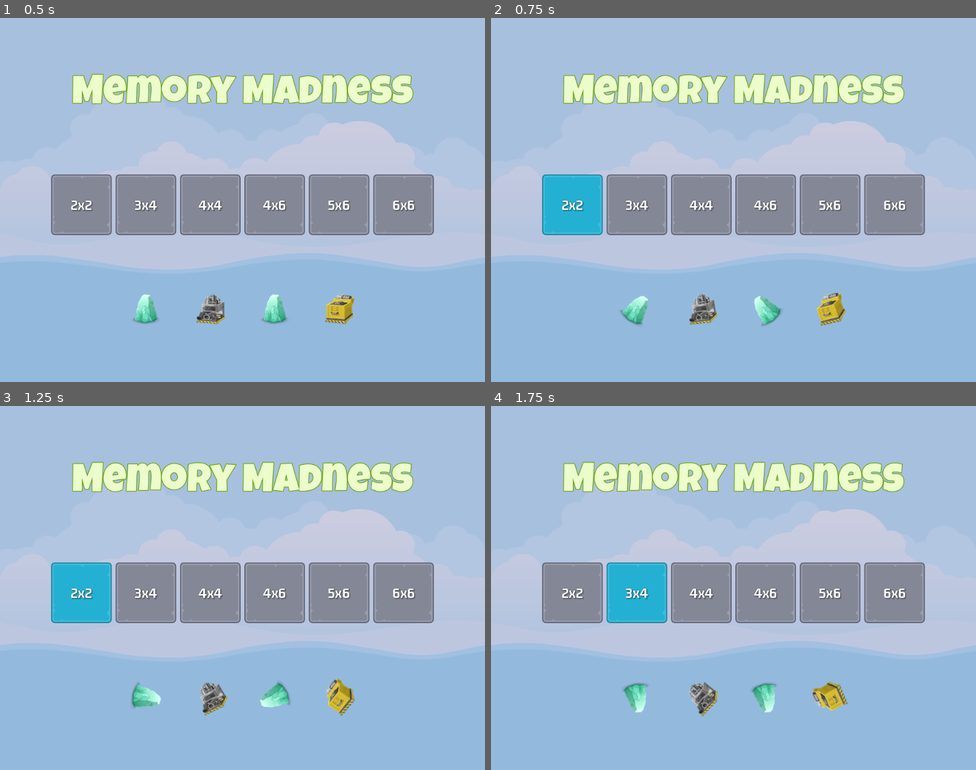
Above: before the commit, frames 1-4 (two rows, left to right).
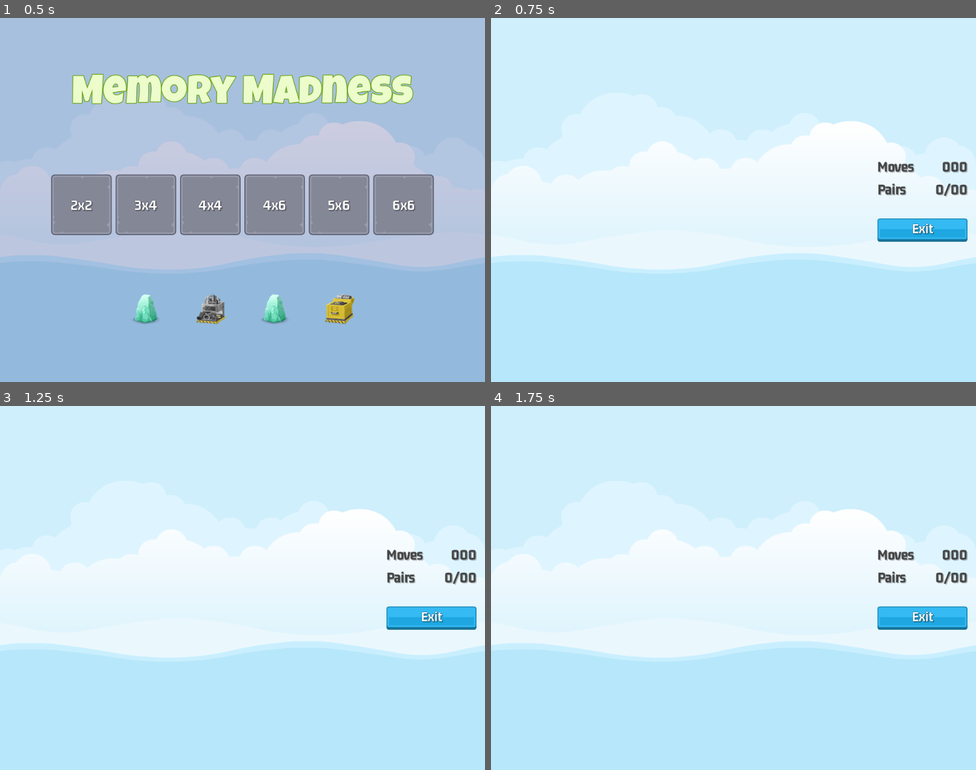
Above: after the commit, the same moments.

Repository: JerryHobby/Memory-Madness
Game: Godot game, scene res://Scenes/Master/master_scene.tscn
Same seed, same stepped clock (60 frames per second), same inputs: the game is played once before the commit and once after it.
Inputs (mouse positions are in pixels of both pictures, inside the frame that each line leads up to):
- Up to frame 1 (0.5 s): no input
- Up to frame 2 (0.75 s): click "2x2" at 0.5 s
- Up to frame 3 (1.25 s): no input
- Up to frame 4 (1.75 s): click (636, 591) at 1.25 s, where only the run before the commit has a clickable "3x4"

Frame 1 is identical in both runs. In frame 2, 100% of the frame differs, in the area x 0-100%, y 0-100%; in frame 3, 100%; in frame 4, 100%.

Commit message:
nav working

Diff:
--- a/Scenes/Sound.gd
+++ b/Scenes/GameScreen/game_screen.gd
@@ -1,4 +1,5 @@
-extends AudioStreamPlayer
+extends Control
+@onready var sound = $Sound
 
 
 # Called when the node enters the scene tree for the first time.
@@ -9,3 +10,8 @@
 # Called every frame. 'delta' is the elapsed time since the previous frame.
 func _process(delta):
 	pass
+
+
+func _on_exit_button_pressed():
+	SoundManager.play_button_clicked(sound)
+	SignalManager.on_game_exit_pressed.emit()
--- /dev/null
+++ b/Scenes/GameScreen/game_screen.tscn
@@ -0,0 +1,111 @@
+[gd_scene load_steps=7 format=3 uid="uid://bl70vheah70tm"]
+
+[ext_resource type="LabelSettings" uid="uid://1w68ghfdnfy3" path="res://Scenes/black_48.tres" id="1_6afpj"]
+[ext_resource type="Script" path="res://Scenes/GameScreen/game_screen.gd" id="1_i4ltg"]
+[ext_resource type="Texture2D" uid="uid://cw7olnxefkdqr" path="res://assets/ui/blue_button00.png" id="2_u0dfj"]
+[ext_resource type="Texture2D" uid="uid://b04wutc1lptc5" path="res://assets/ui/yellow_button00.png" id="3_n6rmr"]
+[ext_resource type="Texture2D" uid="uid://dngq8ynciggrg" path="res://assets/ui/green_button00.png" id="4_ahq42"]
+[ext_resource type="LabelSettings" uid="uid://do5wp1vw4xugu" path="res://Scenes/white_30.tres" id="5_4san3"]
+
+[node name="GameScreen" type="Control"]
+layout_mode = 3
+anchors_preset = 15
+anchor_right = 1.0
+anchor_bottom = 1.0
+grow_horizontal = 2
+grow_vertical = 2
+script = ExtResource("1_i4ltg")
+
+[node name="HB" type="HBoxContainer" parent="."]
+layout_mode = 1
+anchors_preset = 15
+anchor_right = 1.0
+anchor_bottom = 1.0
+grow_horizontal = 2
+grow_vertical = 2
+
+[node name="MC1" type="MarginContainer" parent="HB"]
+layout_mode = 2
+size_flags_horizontal = 3
+
+[node name="TileContainer" type="GridContainer" parent="HB/MC1"]
+layout_mode = 2
+size_flags_horizontal = 4
+size_flags_vertical = 4
+
+[node name="MC2" type="MarginContainer" parent="HB"]
+custom_minimum_size = Vector2(200, 2.08165e-12)
+layout_mode = 2
+theme_override_constants/margin_right = 18
+
+[node name="VBoxContainer" type="VBoxContainer" parent="HB/MC2"]
+layout_mode = 2
+size_flags_vertical = 4
+theme_override_constants/separation = 12
+
+[node name="HB1" type="HBoxContainer" parent="HB/MC2/VBoxContainer"]
+layout_mode = 2
+
+[node name="Label" type="Label" parent="HB/MC2/VBoxContainer/HB1"]
+layout_mode = 2
+size_flags_horizontal = 3
+text = "Moves
+"
+label_settings = ExtResource("1_6afpj")
+vertical_alignment = 1
+
+[node name="MovesLabel" type="Label" parent="HB/MC2/VBoxContainer/HB1"]
+layout_mode = 2
+text = "000
+"
+label_settings = ExtResource("1_6afpj")
+horizontal_alignment = 2
+vertical_alignment = 1
+
+[node name="HB2" type="HBoxContainer" parent="HB/MC2/VBoxContainer"]
+layout_mode = 2
+
+[node name="Label" type="Label" parent="HB/MC2/VBoxContainer/HB2"]
+layout_mode = 2
+size_flags_horizontal = 3
+text = "Pairs
+"
+label_settings = ExtResource("1_6afpj")
+vertical_alignment = 1
+
+[node name="PairsLabel" type="Label" parent="HB/MC2/VBoxContainer/HB2"]
+layout_mode = 2
+text = "0/00
+"
+label_settings = ExtResource("1_6afpj")
+horizontal_alignment = 2
+vertical_alignment = 1
+
+[node name="Spacer" type="Control" parent="HB/MC2/VBoxContainer"]
+custom_minimum_size = Vector2(2.08165e-12, 20)
+layout_mode = 2
+
+[node name="ExitButton" type="TextureButton" parent="HB/MC2/VBoxContainer"]
+layout_mode = 2
+size_flags_horizontal = 4
+texture_normal = ExtResource("2_u0dfj")
+texture_pressed = ExtResource("3_n6rmr")
+texture_hover = ExtResource("4_ahq42")
+
+[node name="Label" type="Label" parent="HB/MC2/VBoxContainer/ExitButton"]
+layout_mode = 1
+anchors_preset = 15
+anchor_right = 1.0
+anchor_bottom = 1.0
+offset_top = -4.0
+offset_bottom = -4.0
+grow_horizontal = 2
+grow_vertical = 2
+text = "Exit"
+label_settings = ExtResource("5_4san3")
+horizontal_alignment = 1
+vertical_alignment = 1
+
+[node name="Sound" type="AudioStreamPlayer" parent="."]
+
+[connection signal="pressed" from="HB/MC2/VBoxContainer/ExitButton" to="." method="_on_exit_button_pressed"]
--- a/Scenes/LevelButton/LevelButton.gd
+++ b/Scenes/LevelButton/LevelButton.gd
@@ -18,3 +18,4 @@
 
 func _on_pressed():
 	SoundManager.play_button_clicked(sound)
+	SignalManager.on_level_selected.emit(_level_number)
--- /dev/null
+++ b/Scenes/Master/master_scene.gd
@@ -0,0 +1,27 @@
+extends CanvasLayer
+@onready var main_screen = $MainScreen
+@onready var game_screen = $GameScreen
+@onready var sound = $Sound
+
+
+# Called when the node enters the scene tree for the first time.
+func _ready():
+	SignalManager.on_game_exit_pressed.connect(on_game_exit_pressed)
+	SignalManager.on_level_selected.connect(on_level_selected)
+	show_game(false)
+	SoundManager.play_sound(sound, SoundManager.SOUND_MAIN_MENU)
+
+
+func show_game(s:bool) -> void:
+	main_screen.visible = !s
+	game_screen.visible = s
+
+
+func on_game_exit_pressed():
+	show_game(false)
+	SoundManager.play_sound(sound, SoundManager.SOUND_MAIN_MENU)
+
+
+func on_level_selected(level_num:int):
+	show_game(true)
+	SoundManager.play_sound(sound, SoundManager.SOUND_IN_GAME)
--- a/Scenes/Master/master_scene.tscn
+++ b/Scenes/Master/master_scene.tscn
@@ -1,9 +1,12 @@
-[gd_scene load_steps=3 format=3 uid="uid://c5olter3csf8c"]
+[gd_scene load_steps=5 format=3 uid="uid://c5olter3csf8c"]
 
+[ext_resource type="Script" path="res://Scenes/Master/master_scene.gd" id="1_ss1rs"]
 [ext_resource type="Texture2D" uid="uid://bjhnbbex6kiub" path="res://assets/images/backgroundEmpty.png" id="1_vhud4"]
 [ext_resource type="PackedScene" uid="uid://b4tr5yj2xyqe" path="res://Scenes/Main/main_screen.tscn" id="2_g1oot"]
+[ext_resource type="PackedScene" uid="uid://bl70vheah70tm" path="res://Scenes/GameScreen/game_screen.tscn" id="3_xs6me"]
 
 [node name="MasterScene" type="CanvasLayer"]
+script = ExtResource("1_ss1rs")
 
 [node name="TextureRect" type="TextureRect" parent="."]
 anchors_preset = 15
@@ -14,3 +17,7 @@
 texture = ExtResource("1_vhud4")
 
 [node name="MainScreen" parent="." instance=ExtResource("2_g1oot")]
+
+[node name="GameScreen" parent="." instance=ExtResource("3_xs6me")]
+
+[node name="Sound" type="AudioStreamPlayer" parent="."]
--- /dev/null
+++ b/Scenes/black_48.tres
@@ -0,0 +1,12 @@
+[gd_resource type="LabelSettings" load_steps=2 format=3 uid="uid://1w68ghfdnfy3"]
+
+[ext_resource type="FontFile" uid="uid://d32r4awo3xuim" path="res://assets/fonts/gemunu-libre-v8-latin-700.ttf" id="1_2qm4v"]
+
+[resource]
+font = ExtResource("1_2qm4v")
+font_size = 32
+font_color = Color(0.270588, 0.270588, 0.270588, 1)
+outline_size = 1
+outline_color = Color(0, 0, 0, 1)
+shadow_color = Color(0, 0, 0, 0.223529)
+shadow_offset = Vector2(2, 2)
--- /dev/null
+++ b/Scenes/white_30.tres
@@ -0,0 +1,12 @@
+[gd_resource type="LabelSettings" load_steps=2 format=3 uid="uid://do5wp1vw4xugu"]
+
+[ext_resource type="FontFile" uid="uid://d32r4awo3xuim" path="res://assets/fonts/gemunu-libre-v8-latin-700.ttf" id="1_0aucy"]
+
+[resource]
+font = ExtResource("1_0aucy")
+font_size = 30
+outline_size = 1
+outline_color = Color(0, 0, 0, 1)
+shadow_size = 2
+shadow_color = Color(0, 0, 0, 0.223529)
+shadow_offset = Vector2(2, 2)
--- /dev/null
+++ b/Singletons/SignalManager.gd
@@ -0,0 +1,4 @@
+extends Node
+
+signal on_level_selected(level_num:int)
+signal on_game_exit_pressed
--- a/project.godot
+++ b/project.godot
@@ -17,6 +17,7 @@
 
 [autoload]
 
+SignalManager="*res://Singletons/SignalManager.gd"
 GameManager="*res://Singletons/GameManager.gd"
 ImageManager="*res://Singletons/ImageManager.gd"
 SoundManager="*res://Singletons/SoundManager.gd"
@@ -30,3 +31,5 @@
 [rendering]
 
 renderer/rendering_method="mobile"
+anti_aliasing/quality/msaa_2d=3
+anti_aliasing/quality/use_taa=true
